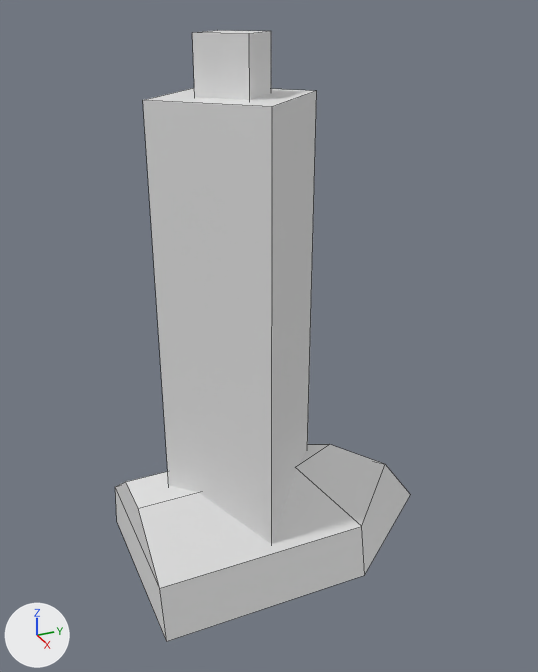
What one commit did to the OBJ model models/gibs/mountainside_runner/calf.obj.
Before and after are seen from a camera (50 mm lens) standing at (0.599, -0.238, 0.276) and looking at (-0.003, 0.033, -0.025). Every picture has the same lights, and +X, +Y and +Z are marked at lower left. Mesh edges are drawn as thin lines. Where no turn or scale is listed for an object, it has been applied to the vertices. Vertices at the same position are counted once.

Before the edit, the objects in view are built like this:
```python
me_runner_body_002 = bpy.data.meshes.new('runner_body.002')
me_runner_body_002.from_pydata(...)  # 31 vertices, 24 faces; spans x -0.095..0.095, y -0.114..0.217, z -0.266..0.25
ob_runner_body_002 = bpy.data.objects.new('runner_body.002', me_runner_body_002)
ob_runner_body_002.location = (0.0, 0.0, 0.0)
```
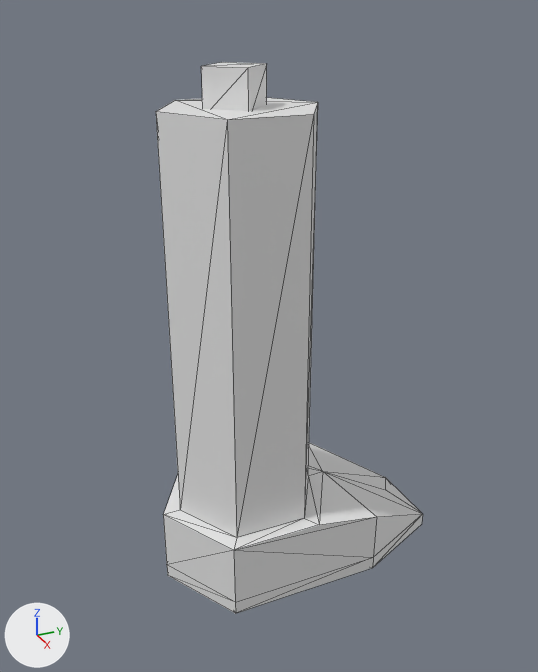
What differs and where, as boxes (x1, y1, x2, y2) in the pictures (538 x 672 px):
'runner_body.002', reshaped (9% narrower, 10% shorter)
    before: (115, 30, 410, 641)
    after: (156, 62, 423, 614)
part 1 of me_runner_body_002, rebuilt (53% wider, 13% taller)
    before: (143, 88, 317, 544)
    after: (156, 98, 423, 614)
part 2 of me_runner_body_002, rebuilt
    before: (192, 30, 271, 100)
    after: (201, 62, 267, 111)
part 3 of me_runner_body_002, deleted
    before: (115, 444, 410, 641)

The change, as a list of edits to the scene's bpy script:
```text
Change me_runner_body_002:
    used by ob_runner_body_002; location = (0.0, 0.0, 0.0)
    remove me_runner_body_002.from_pydata(...)  # 31 vertices, 24 faces; spans x -0.095..0.095, y -0.114..0.217, z -0.266..0.25
    add me_runner_body_002.from_pydata(...)  # 43 vertices, 78 faces; spans x -0.081..0.076, y -0.084..0.208, z -0.279..0.225
    me_runner_body_002 part 1: the loose piece of 8 vertices spanning x -0.077..0.077, y -0.077..0.077, z -0.237..0.201 is rebuilt with 35 vertices and now spans x -0.081..0.076, y -0.084..0.208, z -0.279..0.192
    me_runner_body_002 part 2: the loose piece of 8 vertices spanning x -0.034..0.034, y -0.034..0.034, z 0.182..0.25 is rebuilt with 8 vertices and now spans x -0.032..0.026, y -0.027..0.031, z 0.184..0.225
    me_runner_body_002 part 3
    15 vertices are removed from x -0.095..0.095, y -0.114..0.217, z -0.266..-0.165
    13 faces are deleted
```
